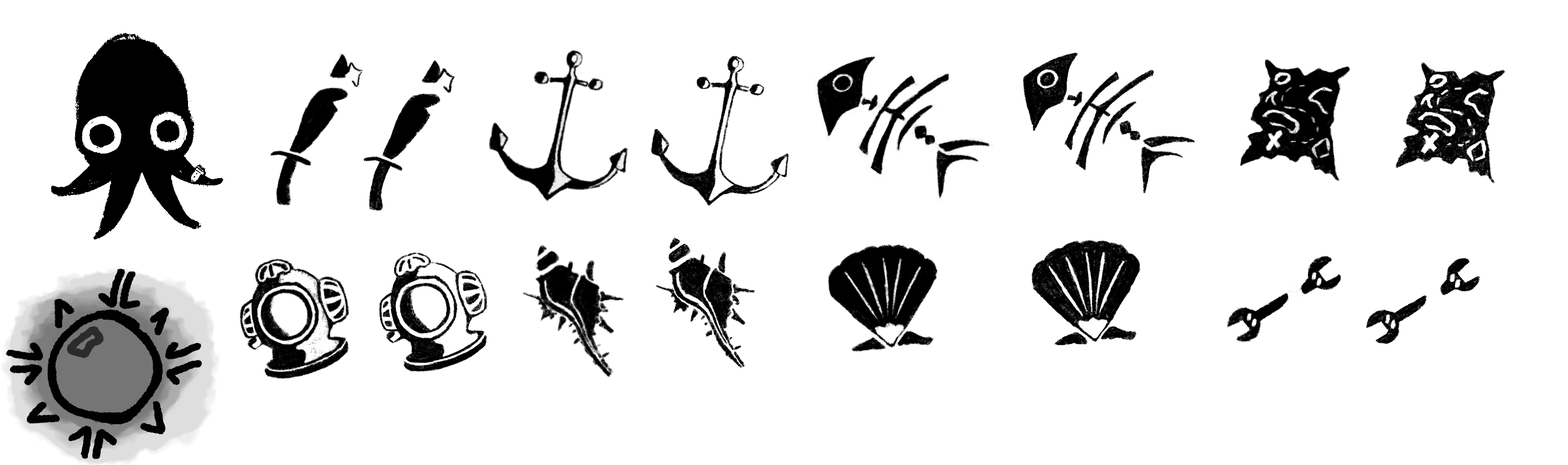
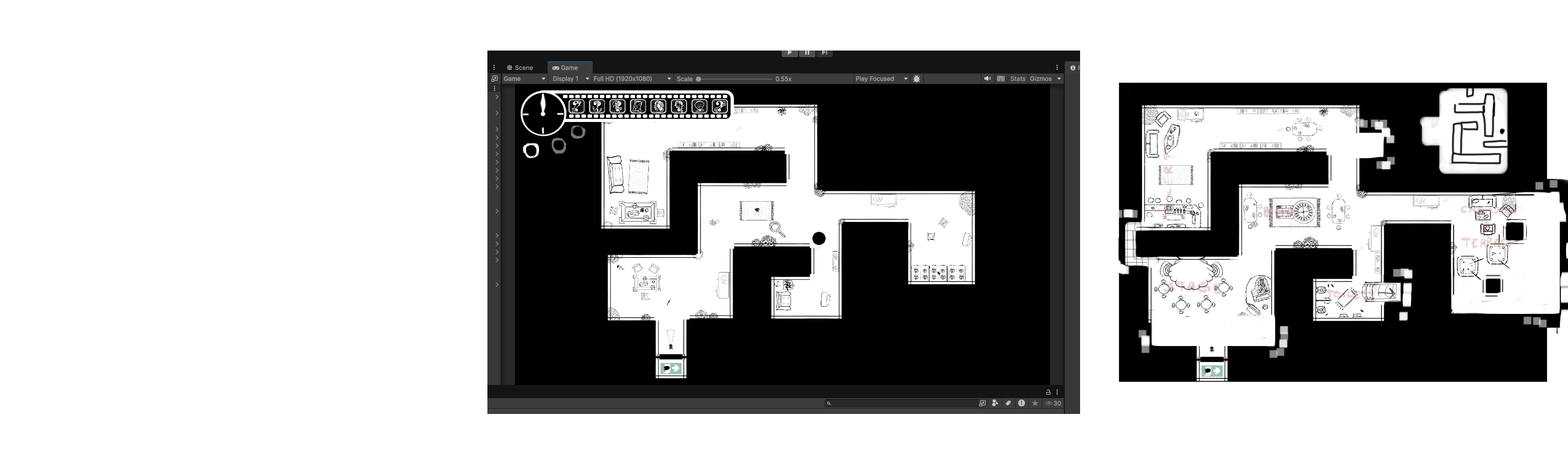
Layer changes from the first 1568 x 465 image to the second:
added layer "Layer 12" above "Layer 11" over <box>525,125,583,158</box>
added layer "Layer 11" above "Layer 14" over <box>522,125,587,159</box>
added layer "Layer 14" above "Layer 16" over <box>521,140,542,161</box>
added layer "Layer 16" above "Layer 15" over <box>1109,85,1568,359</box>
added layer "Layer 15" above "Layer 8" over <box>1118,82,1548,383</box>
added layer "Layer 8" above "Layer 7" over <box>487,50,1081,415</box>
added layer "Layer 7" above "Group 1" over <box>0,32,1568,465</box>
